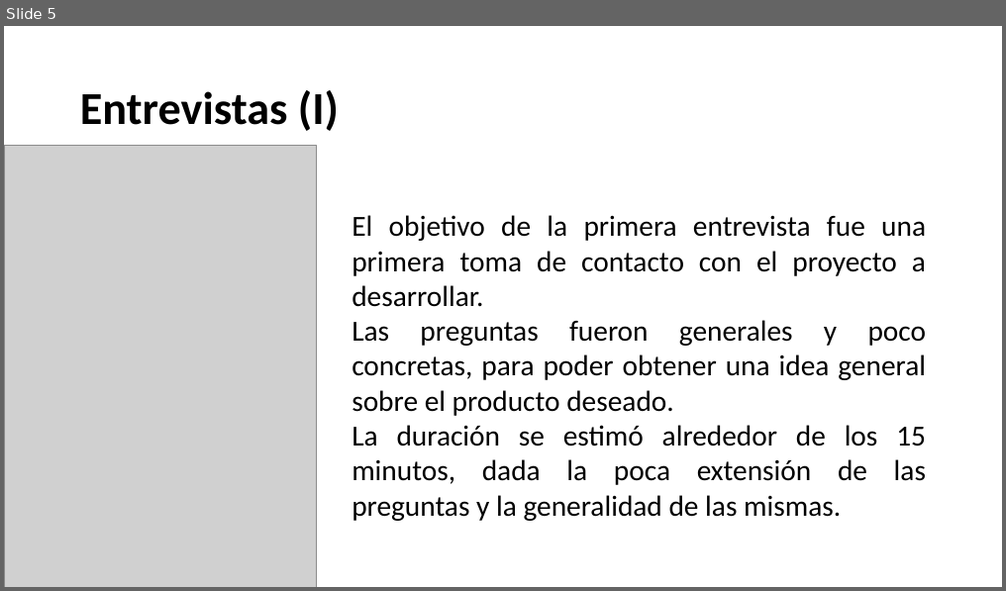
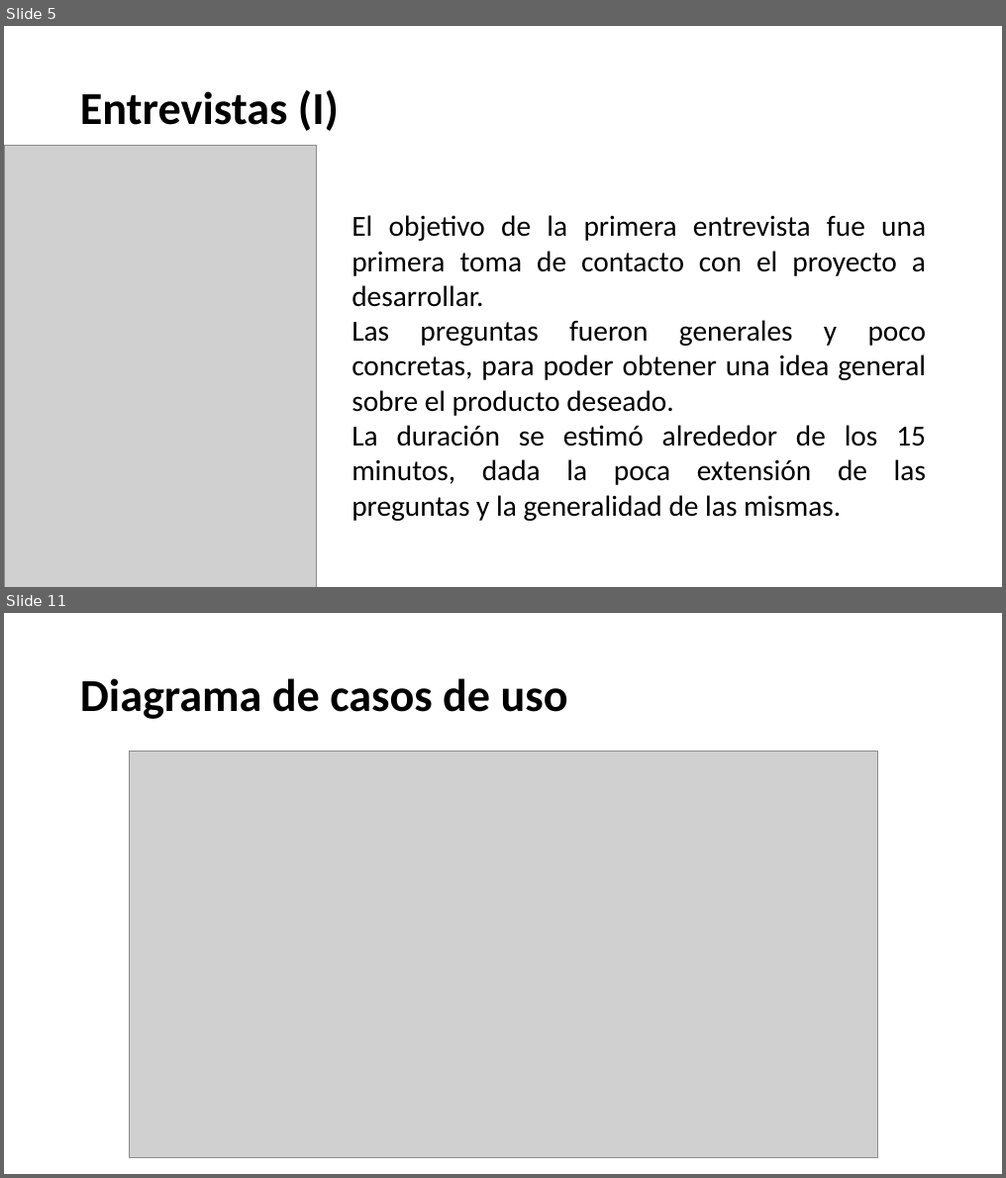
Before and after one commit to iTiago98/money-manager, a slide deck: MONEY MANAGER.pptx. Shown one above the other, each under a label of ours: slide 5 before the commit, slides 5 and 11 after it; the slides between them are not shown. The pictures are 1006x591 and 1006x1178 pixels, drawn with LibreOffice and Linux fonts; fonts in the diff are those of the drawing; grey boxes stand for pictures; background and template pictures are left out. Boxes give left, top, right and bottom in pixels: in the first picture for what was removed or moved away, otherwise in the second. Text is boxed around its words. In the diff, an @@ line names an element or a change of style, - is before the commit and + after.

```diff
--- a/MONEY MANAGER.pptx
+++ b/MONEY MANAGER.pptx
@@ slide 11 added at (x1=4, y1=613, x2=1002, y2=1174), background picture (left out) @@
@@ title added at (x1=80, y1=678, x2=568, y2=719), 44 pt, text #000000, bold @@
+Diagrama de casos de uso
@@ picture added at (x1=129, y1=752, x2=877, y2=1158) @@
```
Also in this commit, not shown: 2 slides changed, 13 other slides added, 1 slide removed.
